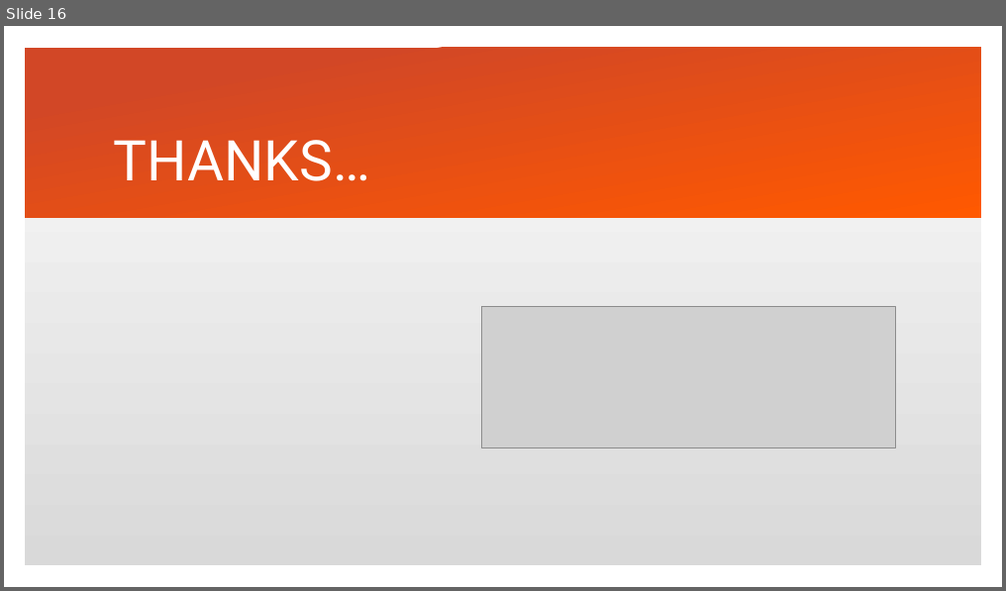
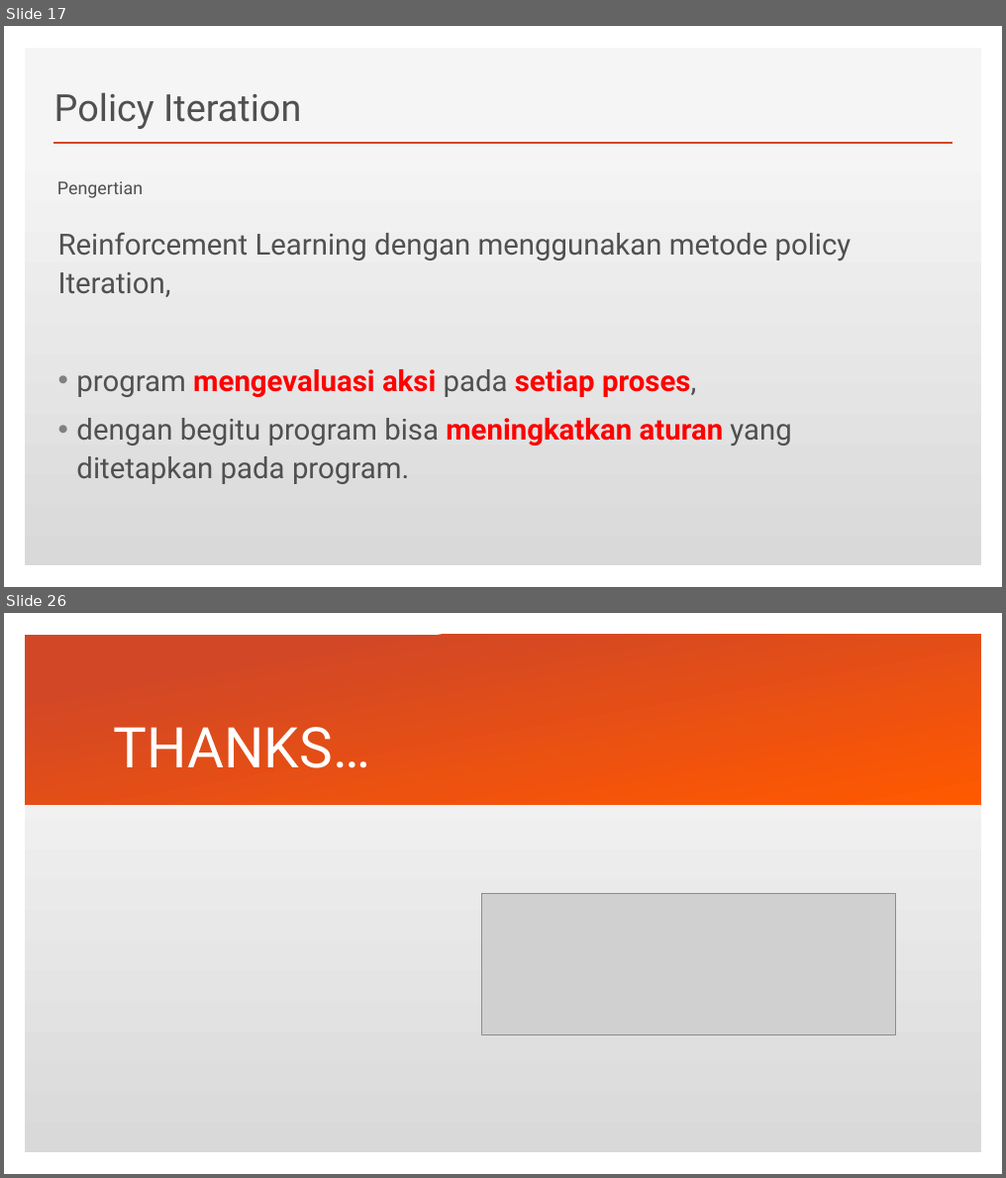
Before and after one commit to csh3l3-2017b/0b-sharing-is-caring-team_i_reinforcement_learning, a slide deck: Presentasi Kelompok Tommy.pptx. Shown one above the other, each under a label of ours: slide 16 before the commit, slides 17 and 26 after it; the slides between them are not shown. The pictures are 1006x591 and 1006x1178 pixels, drawn with LibreOffice and Linux fonts; fonts in the diff are those of the drawing; grey boxes stand for pictures. Boxes give left, top, right and bottom in pixels: in the first picture for what was removed or moved away, otherwise in the second. Text is boxed around its words. In the diff, an @@ line names an element or a change of style, - is before the commit and + after.

```diff
--- a/Presentasi Kelompok Tommy.pptx
+++ b/Presentasi Kelompok Tommy.pptx
@@ slide 17 added at box(4, 26, 1002, 587), background #FFFFFF; not listed: 2 template elements that a slide beside it also shows @@
@@ title added at box(54, 92, 301, 129), 36 pt, text #505050 @@
+Policy Iteration
@@ line added from (54, 143) to (952, 143), #D24726 2 pt @@
@@ text added at box(57, 181, 151, 197), 17 pt, text #505050 @@
+Click to edit Master text styles
@@ text added at box(57, 181, 143, 198), 17 pt, text #505050 @@
+Pengertian
@@ text added at box(58, 232, 851, 484), 28 pt, text #505050 @@
+Reinforcement Learning dengan menggunakan metode policy Iteration,
+• program mengevaluasi aksi pada setiap proses,
+• dengan begitu program bisa meningkatkan aturan yang ditetapkan pada program.
@@ what was slide 16 is now slide 26 @@
```
Also in this commit, not shown: 1 slide changed, 10 other slides added, 1 slide removed, 3 other files.
